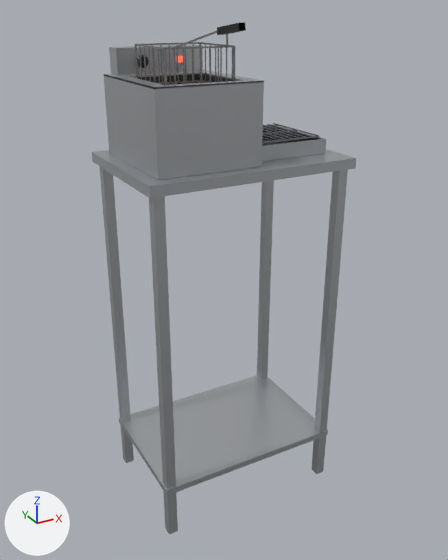
Renders of the glTF model public/models/fryer.glb from each side of a commit.
Before and after are seen from a camera (50 mm lens) standing at (-0.731, -1.573, 0.39) and looking at (0.111, -0.042, -0.376). The lights are fixed; the arrows at lower left show +X, +Y and +Z. The older version comes first. Where no turn or scale is listed for an object, it has been applied to the vertices.

The first picture shows 'Fryer', 'FryerBasket', 'FryerRack', 'FryerStand'.
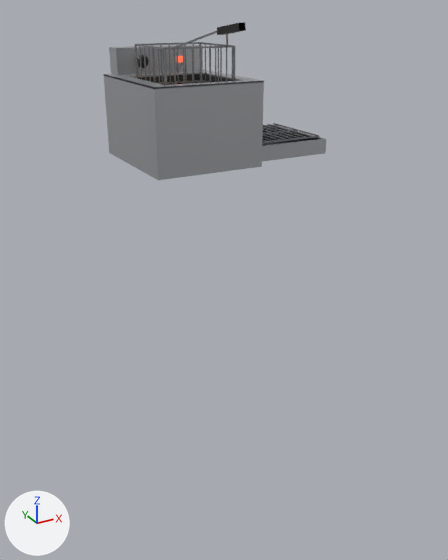
What changed in the scene script:
```text
Remove ob_fryerstand:
    ob_fryerstand = bpy.data.objects.new('FryerStand', me_fryerstand)
    ob_fryerstand.location = (0.0, 0.0, 0.0)
```

What differs and where, as boxes [x1, y1, x2, y2] in the pictures (448 x 560 px):
'FryerStand', deleted: before [92, 149, 356, 534]
